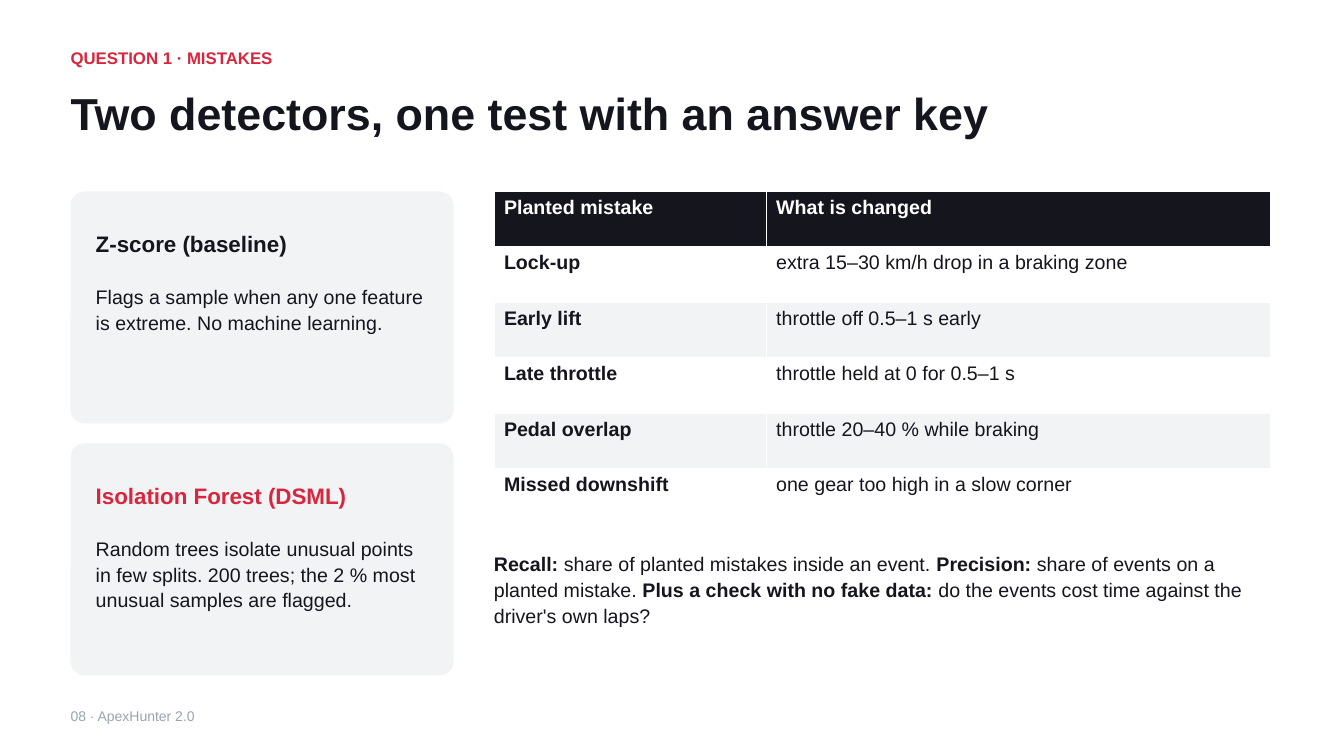
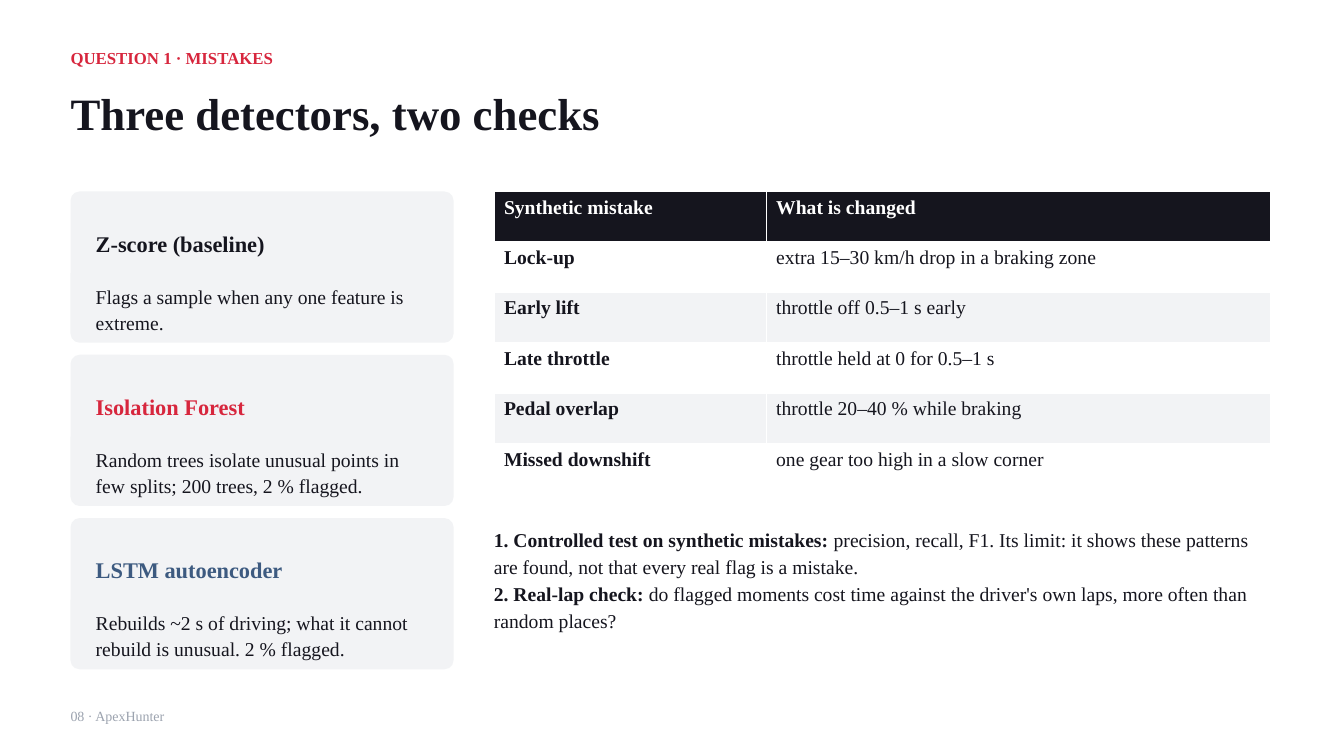
Before and after one commit to ParinShah2312/ApexHunter, a slide deck: slide 8 of docs/submission/ApexHunter_Presentation.pptx. Drawn at 1344x756 pixels with LibreOffice and Linux fonts; fonts in the diff are those of the drawing. Boxes give left, top, right and bottom in pixels: in the first picture for what was removed or moved away, otherwise in the second. Text is boxed around its words. In the diff, an @@ line names an element or a change of style, - is before the commit and + after.

Commit message:
Full UI rebuild and final changes to documentation before submission

```diff
--- a/docs/submission/ApexHunter_Presentation.pptx
+++ b/docs/submission/ApexHunter_Presentation.pptx
@@ text "QUESTION 1 · MISTAKES" at (x1=71, y1=53, x2=273, y2=67): font Arial to Times New Roman @@
@@ text at (x1=71, y1=99, x2=600, y2=137): text changed; font Arial to Times New Roman @@
-Two detectors, one test with an answer key
+Three detectors, two checks
@@ rounded rectangle resized from (x1=71, y1=192, x2=454, y2=423) to (x1=71, y1=192, x2=454, y2=343) @@
@@ table at (x1=494, y1=192, x2=1270, y2=494) @@
-row 1, column 1: Planted mistake
+row 1, column 1: Synthetic mistake
@@ font Arial to Times New Roman @@
@@ text "Z-score (baseline)" at (x1=96, y1=236, x2=265, y2=257): font Arial to Times New Roman @@
@@ text at (x1=96, y1=290, x2=403, y2=331): text changed; font Arial to Times New Roman @@
-Flags a sample when any one feature is extreme. No machine learning.
+Flags a sample when any one feature is extreme.
@@ rounded rectangle resized from (x1=71, y1=444, x2=454, y2=676) to (x1=71, y1=355, x2=454, y2=506) @@
@@ text at (x1=96, y1=399, x2=244, y2=416): text changed; font Arial to Times New Roman @@
-Isolation Forest (DSML)
+Isolation Forest
@@ text at (x1=96, y1=453, x2=399, y2=498): text changed; font Arial to Times New Roman @@
-Random trees isolate unusual points in few splits. 200 trees; the 2 % most unusual samples are flagged.
+Random trees isolate unusual points in few splits; 200 trees, 2 % flagged.
@@ rounded rectangle added at (x1=71, y1=518, x2=454, y2=669), fill #F2F3F5 @@
@@ text at (x1=494, y1=533, x2=1248, y2=633): text changed; font Arial to Times New Roman @@
-Recall: share of planted mistakes inside an event. Precision: share of events on a planted mistake. Plus a check with no fake data: do the events cost time against the driver's own laps?
+1. Controlled test on synthetic mistakes: precision, recall, F1. Its limit: it shows these patterns are found, not that every real flag is a mistake.
+2. Real-lap check: do flagged moments cost time against the driver's own laps, more often than random places?
@@ text added at (x1=96, y1=562, x2=283, y2=578), 16 pt, text #3D5A80, bold @@
+LSTM autoencoder
@@ text added at (x1=96, y1=616, x2=407, y2=661), 14 pt, text #15151E @@
+Rebuilds ~2 s of driving; what it cannot rebuild is unusual. 2 % flagged.
@@ text at (x1=71, y1=712, x2=164, y2=724): text changed; font Arial to Times New Roman @@
-08 · ApexHunter 2.0
+08 · ApexHunter
```
Also in this commit, not shown: 20 other slides changed, 4 slides added, 2 slides removed, 44 other files.
